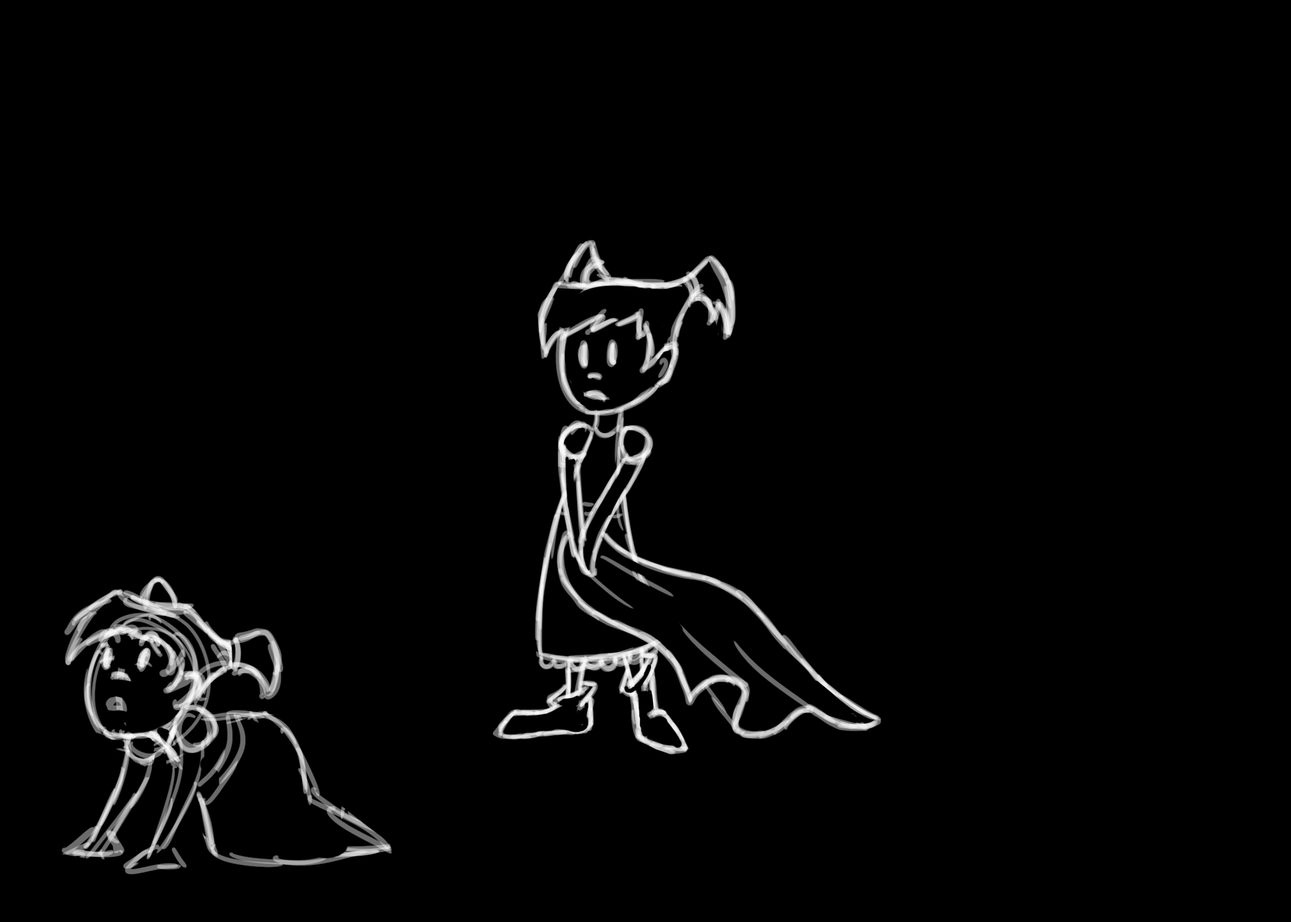
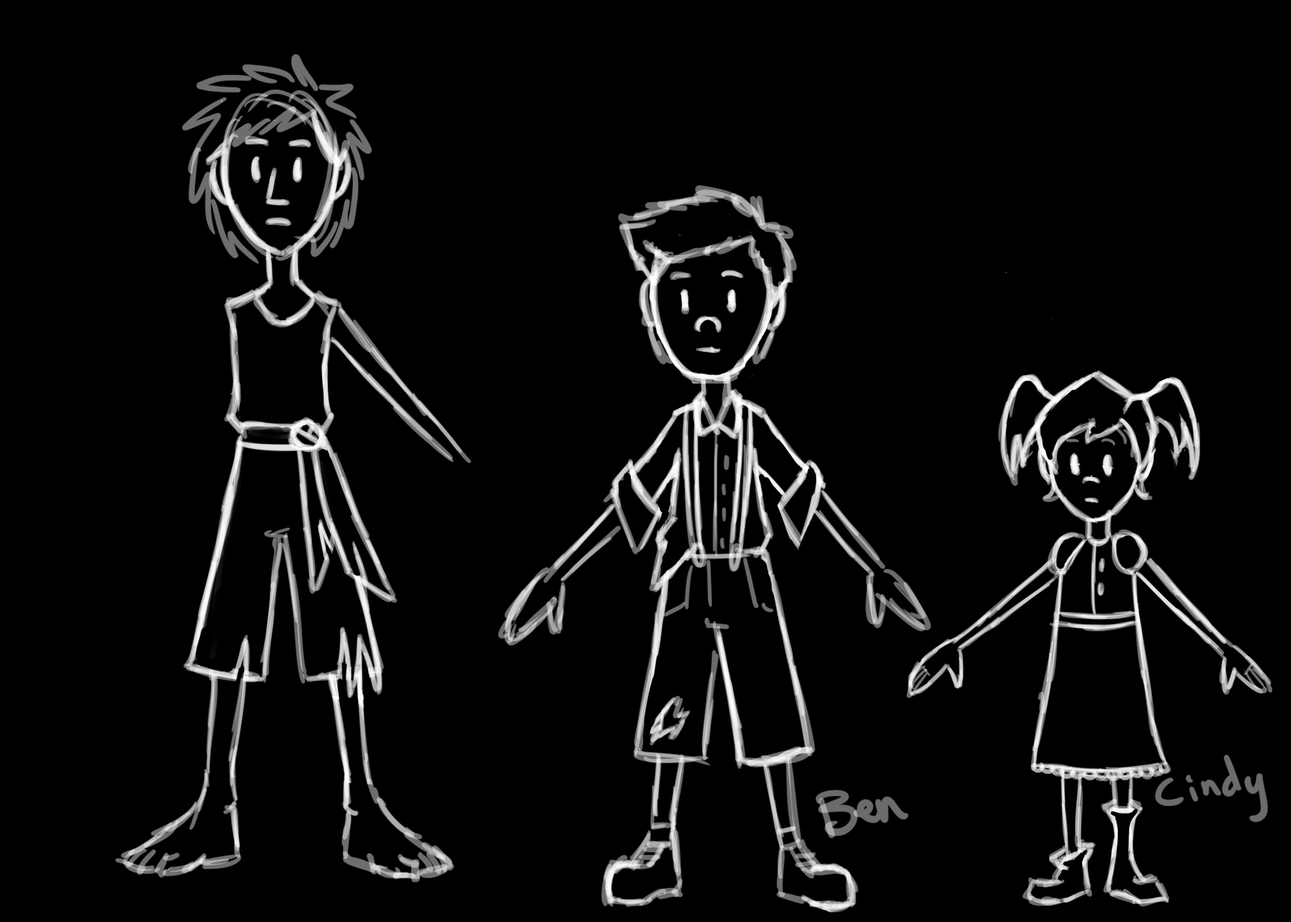
Revision of a layered 1291px x 922px image; what changed, layer by layer:
added layer "Layer 5" above "Size Chart" over (114, 53, 472, 884)
added layer "Size Chart" above "Cindy Poses" over (497, 185, 1274, 914)
renamed "Layer 3" to "Cindy Poses", hid it, painted on it over (60, 53, 883, 876)
